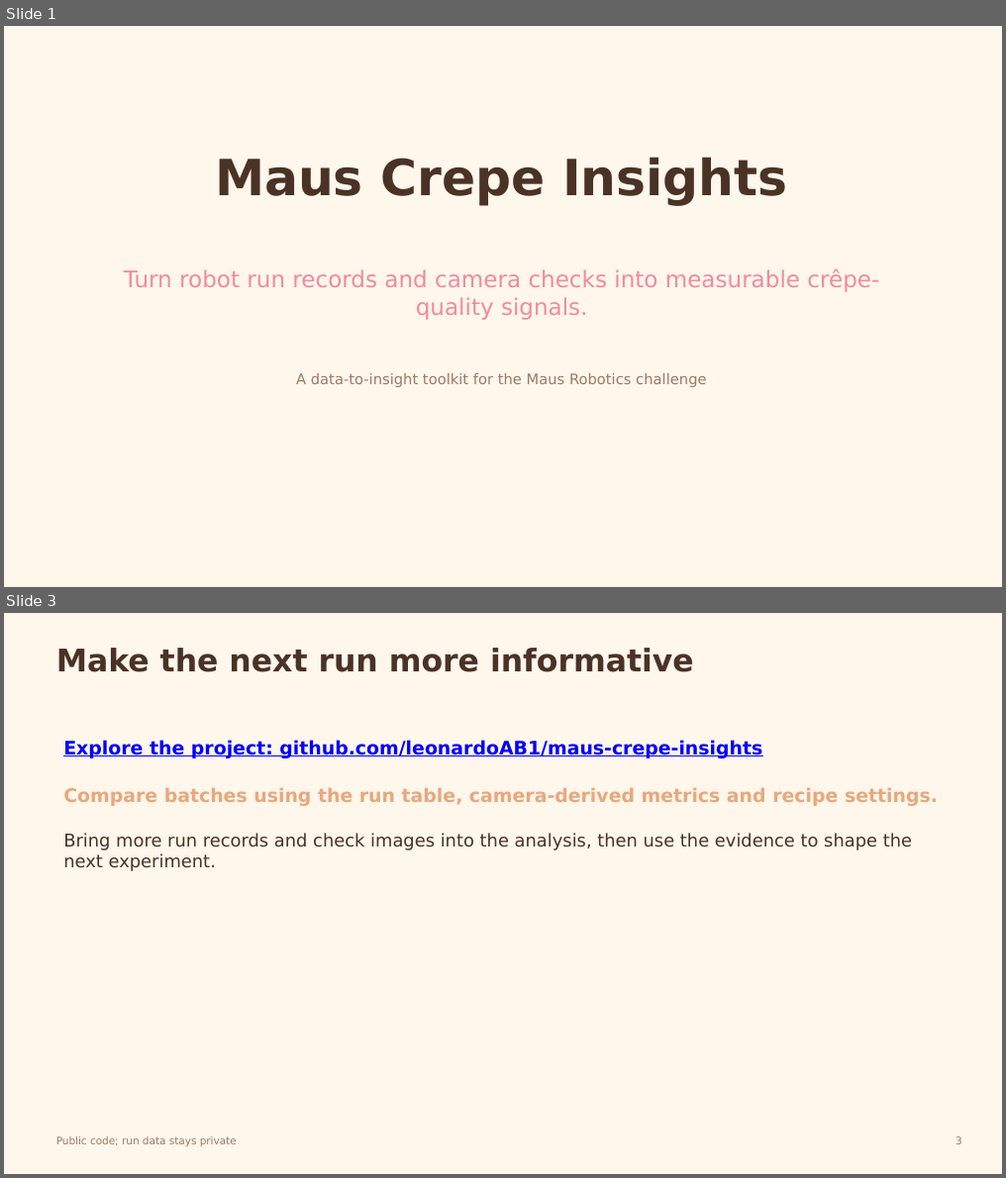
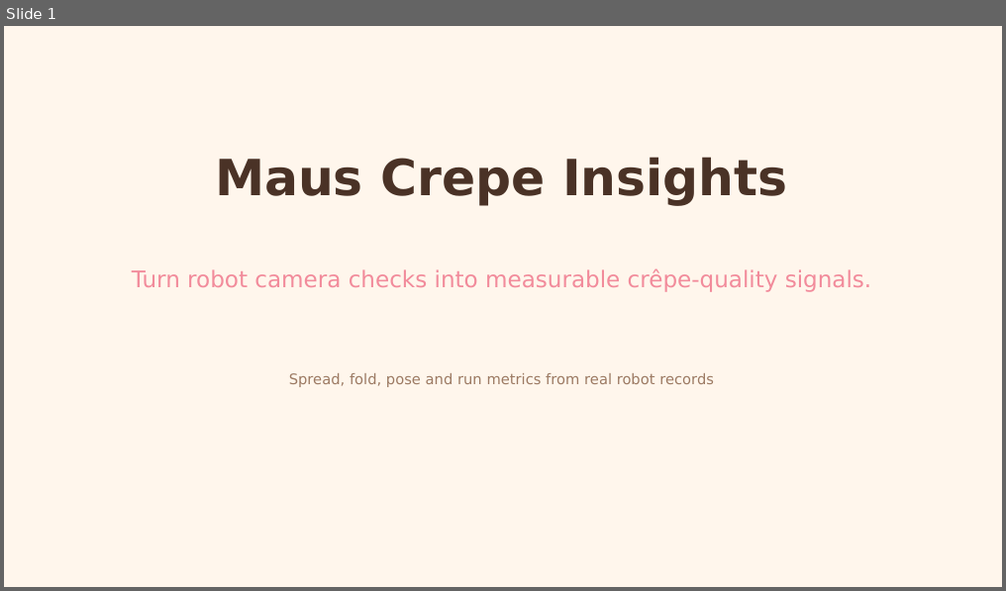
Before and after one commit to leonardoAB1/maus-crepe-insights, a slide deck: assets/pitch/pitch-deck.pptx. Shown one above the other, each under a label of ours: slides 1 and 3 before the commit, slide 1 after it; the slides between them are not shown. The pictures are 1006x1178 and 1006x591 pixels, drawn with LibreOffice and Linux fonts; fonts in the diff are those of the drawing. Boxes give left, top, right and bottom in pixels: in the first picture for what was removed or moved away, otherwise in the second. Text is boxed around its words. In the diff, an @@ line names an element or a change of style, - is before the commit and + after.

Commit message:
style: present project measurement and model metrics (#215)

```diff
--- a/assets/pitch/pitch-deck.pptx
+++ b/assets/pitch/pitch-deck.pptx
@@ slide 3 removed at box(4, 613, 1002, 1174), background #FFF6EC @@
@@ text removed at box(56, 648, 694, 672) @@
-Make the next run more informative
@@ text removed at box(63, 740, 938, 871) @@
-Explore the project: github.com/leonardoAB1/maus-crepe-insights
-Compare batches using the run table, camera-derived metrics and recipe settings.
-Bring more run records and check images into the analysis, then use the evidence to shape the next experiment.
@@ text removed at box(56, 1137, 237, 1147) @@
-Public code; run data stays private
@@ text removed at box(955, 1137, 962, 1145) @@
-3
@@ slide 1 changed as well @@
@@ text at box(132, 269, 871, 292): text changed @@
-Turn robot run records and camera checks into measurable crêpe-quality signals.
+Turn robot camera checks into measurable crêpe-quality signals.
@@ text at box(289, 373, 714, 387): text changed @@
-A data-to-insight toolkit for the Maus Robotics challenge
+Spread, fold, pose and run metrics from real robot records
```
Also in this commit, not shown: 1 other slide changed, 1 slide added, 2 other files.
